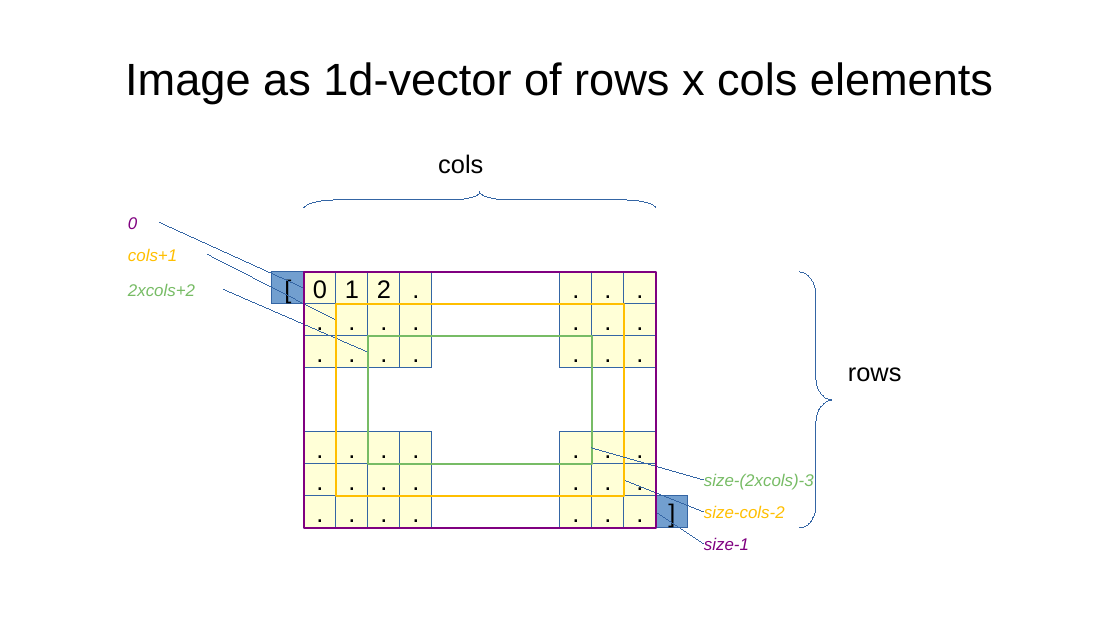
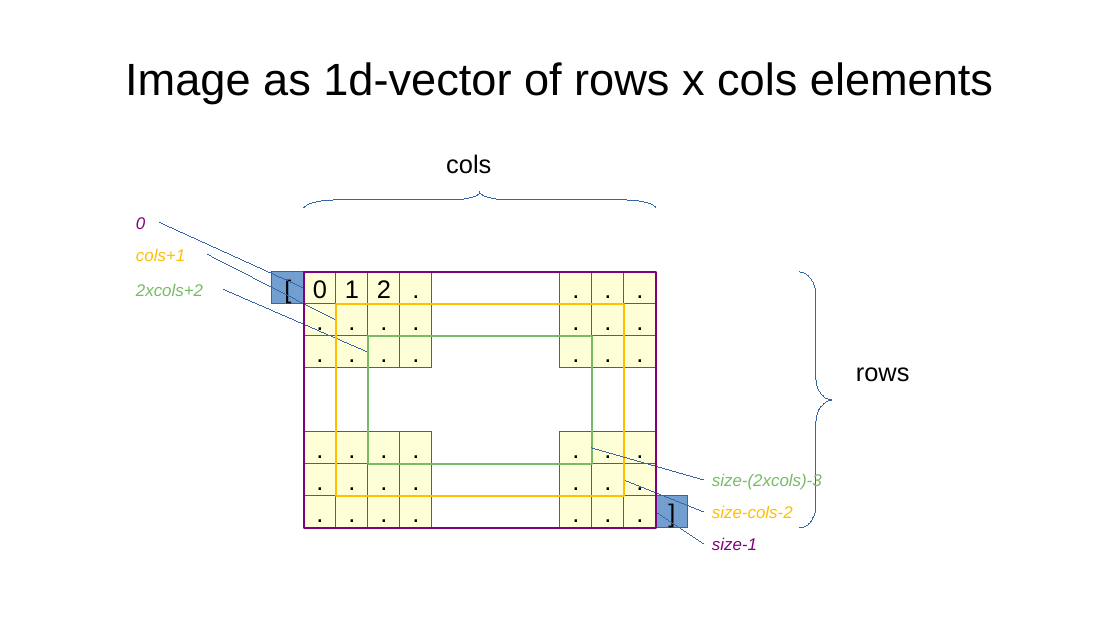
Before and after one commit to AxelTe/cvTestElectron, a slide deck: slide 13 of insides.odp (slide 9 before the commit). Drawn at 1120x630 pixels with LibreOffice and Linux fonts; fonts in the diff are those of the drawing. Boxes give left, top, right and bottom in pixels: in the first picture for what was removed or moved away, otherwise in the second. Text is boxed around its words. In the diff, an @@ line names an element or a change of style, - is before the commit and + after.

```diff
--- a/insides.odp
+++ b/insides.odp
@@ text "cols": place and size @@
-text "cols" at box(438, 154, 483, 174)
+text "cols" at box(446, 154, 491, 174)
@@ text "0": place and size @@
-text "0" at box(128, 217, 137, 229)
+text "0" at box(136, 217, 145, 229)
@@ text "cols+1": place and size @@
-text "cols+1" at box(128, 248, 177, 261)
+text "cols+1" at box(136, 248, 185, 261)
@@ text "2xcols+2": place and size @@
-text "2xcols+2" at box(128, 284, 195, 296)
+text "2xcols+2" at box(136, 284, 203, 296)
@@ text "rows": place and size @@
-text "rows" at box(848, 367, 902, 382)
+text "rows" at box(856, 367, 910, 382)
@@ text "size-(2xcols)-3": place and size @@
-text "size-(2xcols)-3" at box(704, 474, 814, 490)
+text "size-(2xcols)-3" at box(712, 472, 822, 490)
@@ text "size-cols-2": place and size @@
-text "size-cols-2" at box(704, 505, 785, 518)
+text "size-cols-2" at box(712, 505, 793, 518)
@@ text "size-1": place and size @@
-text "size-1" at box(704, 537, 749, 550)
+text "size-1" at box(712, 537, 757, 550)
```
Also in this commit, not shown: 8 other slides changed, 4 slides added, 12 other files.
